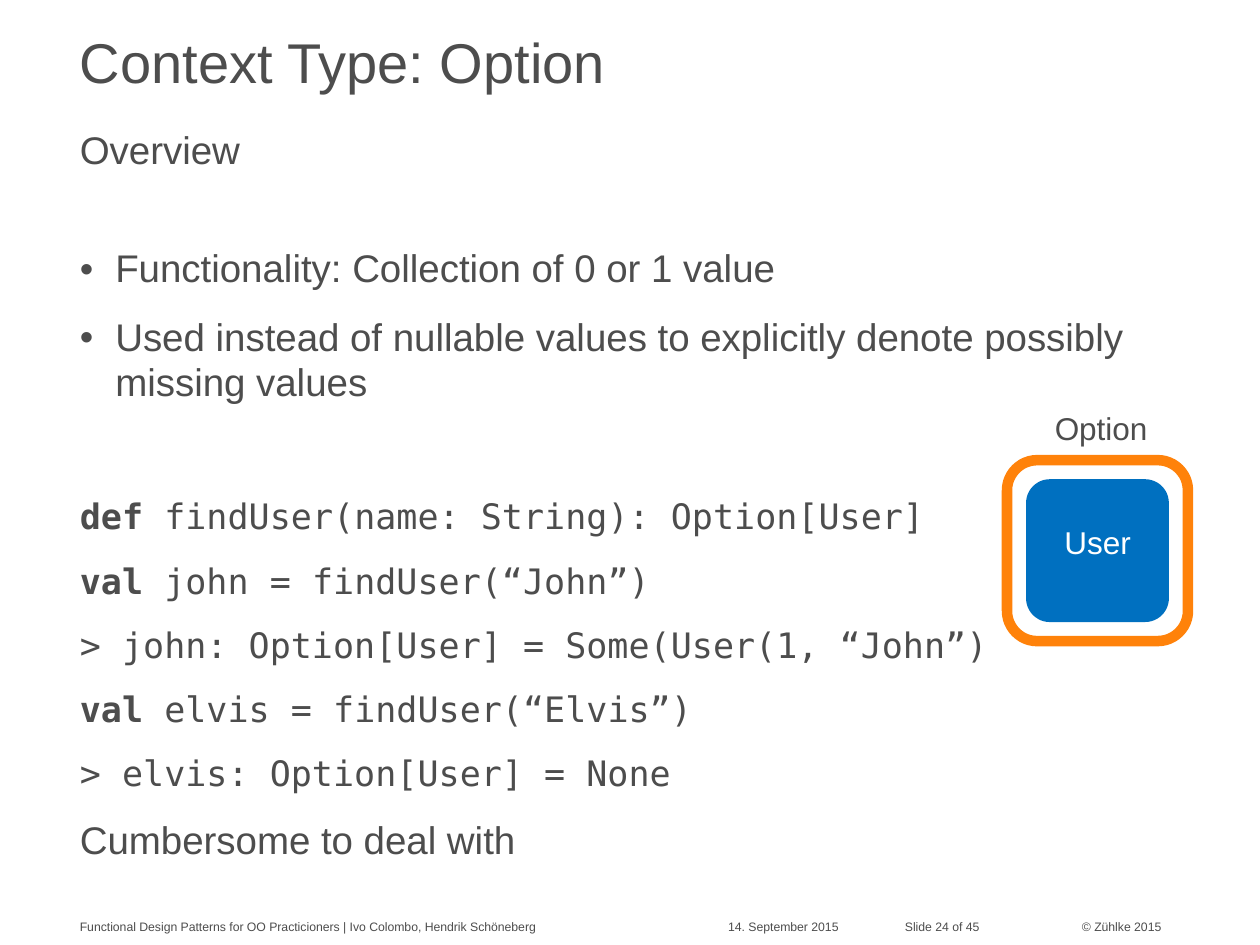
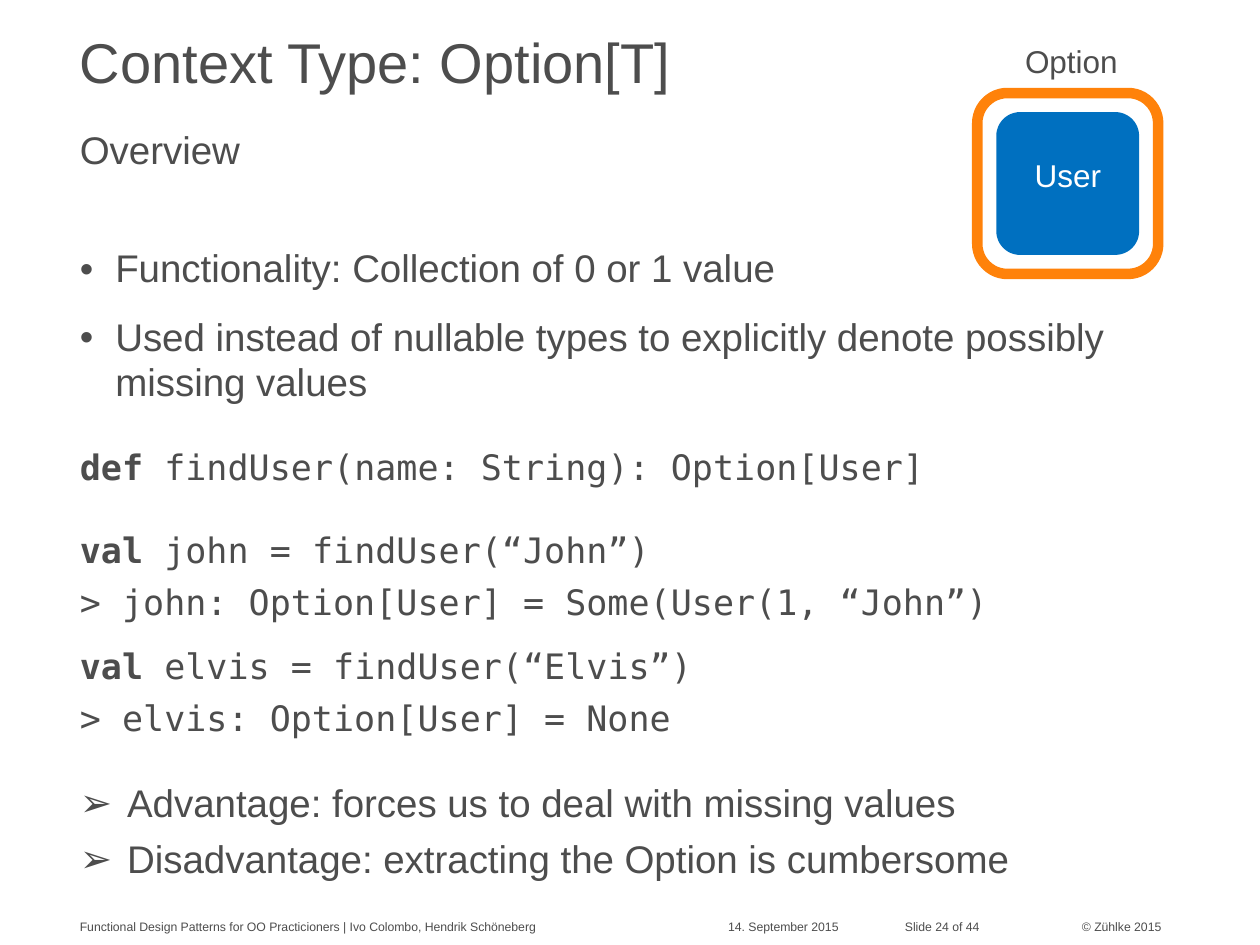
Before and after one commit to aax/zdays-fp-patterns, a slide deck: slide 24 of Functional Design Patterns for OO Practitioners.pptx. Drawn at 1260x945 pixels with LibreOffice and Linux fonts; fonts in the diff are those of the drawing. Boxes give left, top, right and bottom in pixels: in the first picture for what was removed or moved away, otherwise in the second. Text is boxed around its words. In the diff, an @@ line names an element or a change of style, - is before the commit and + after.

```diff
--- a/Functional Design Patterns for OO Practitioners.pptx
+++ b/Functional Design Patterns for OO Practitioners.pptx
@@ title at (80, 42, 670, 93): text changed @@
-Context Type: Option
+Context Type: Option[T]
@@ 2 rounded rectangles, 1 text: place and size @@
-2 rounded rectangles, 1 text at (1007, 417, 1188, 641)
+2 rounded rectangles, 1 text at (978, 50, 1159, 275)
@@ text "User": place and size @@
-text "User" at (1064, 532, 1130, 555)
+text "User" at (1035, 165, 1101, 188)
@@ text at (115, 323, 1104, 404): text changed @@
-• Used instead of nullable values to explicitly denote possibly missing values
+• Used instead of nullable types to explicitly denote possibly missing values
@@ text at (80, 453, 988, 739): more space between paragraphs; less space between paragraphs @@
@@ text at (127, 789, 1009, 881): text changed @@
-Cumbersome to deal with
+➢ Advantage: forces us to deal with missing values
+➢ Disadvantage: extracting the Option is cumbersome
@@ text at (905, 922, 980, 931): text changed @@
-Slide 24 of 45
+Slide 24 of 44
```
Also in this commit, not shown: 15 other slides changed, 1 slide removed, 2 other files.
